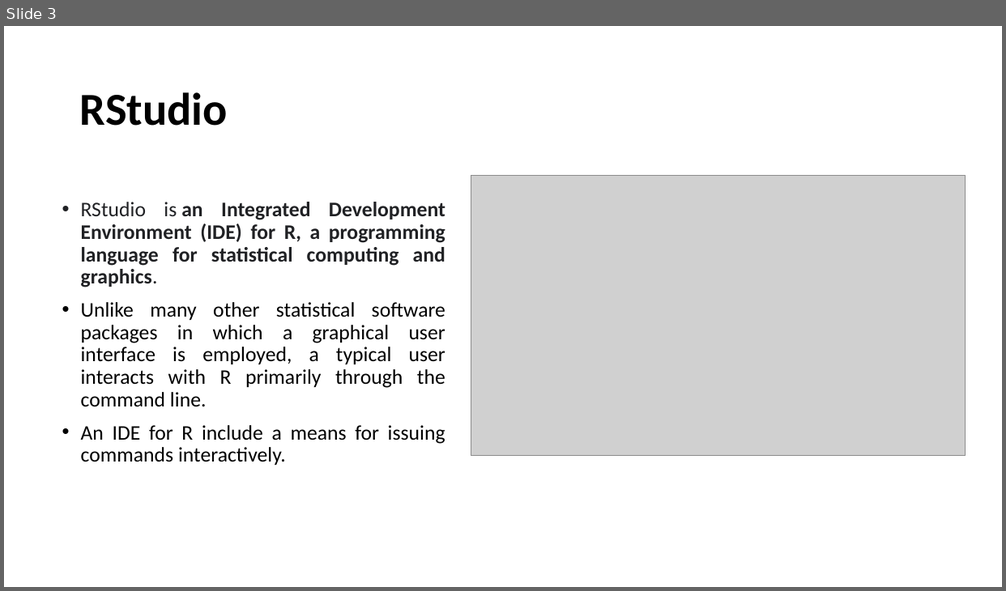
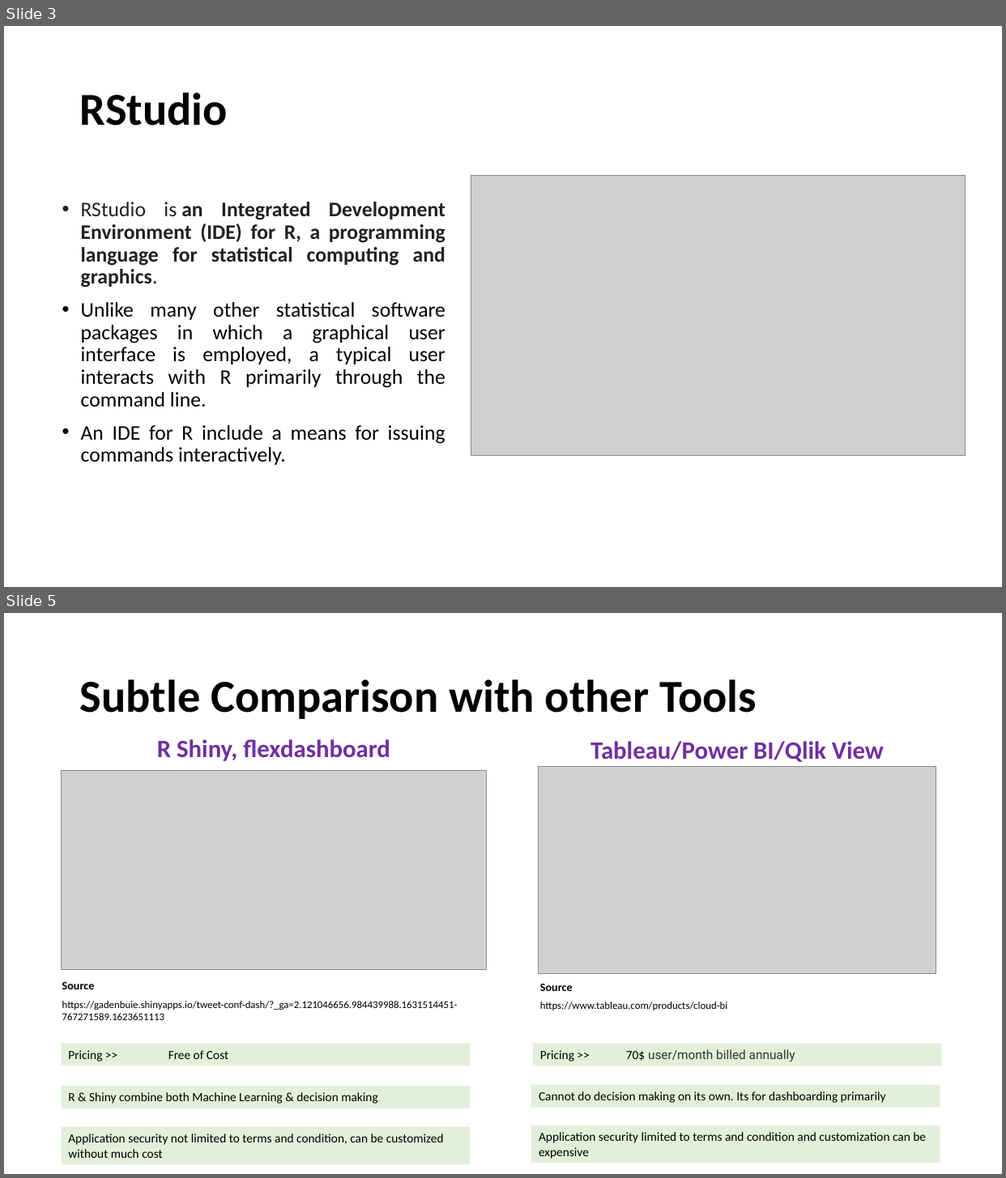
Before and after one commit to Ransinghsatyajitray/R-Programming-Training-Content, a slide deck: R PROGRAMMING SESSION 1 Briefing About R and RStudio.pptx. Shown one above the other, each under a label of ours: slide 3 before the commit, slides 3 and 5 after it; the slides between them are not shown. The pictures are 1006x591 and 1006x1178 pixels, drawn with LibreOffice and Linux fonts; fonts in the diff are those of the drawing; grey boxes stand for pictures. Boxes give left, top, right and bottom in pixels: in the first picture for what was removed or moved away, otherwise in the second. Text is boxed around its words. In the diff, an @@ line names an element or a change of style, - is before the commit and + after.

Commit message:
Subtle comparison with other tools

```diff
--- a/R PROGRAMMING SESSION 1 Briefing About R and RStudio.pptx
+++ b/R PROGRAMMING SESSION 1 Briefing About R and RStudio.pptx
@@ slide 5 added at bbox=[4, 613, 1002, 1174], background #FFFFFF @@
@@ title added at bbox=[80, 679, 756, 719], 44 pt, text #000000, bold @@
+Subtle Comparison with other Tools
@@ text added at bbox=[157, 739, 390, 761], 24 pt, text #7030A0, bold @@
+R Shiny, flexdashboard
@@ text added at bbox=[590, 741, 884, 762], 24 pt, text #7030A0, bold @@
+Tableau/Power BI/Qlik View
@@ picture added at bbox=[61, 771, 486, 970] @@
@@ picture added at bbox=[539, 766, 937, 974] @@
@@ text added at bbox=[540, 983, 573, 991], 11 pt, text #000000, bold @@
+Source
@@ text added at bbox=[540, 1002, 727, 1011], 10 pt, text #000000 @@
+https://www.tableau.com/products/cloud-bi
@@ rectangle added at bbox=[533, 1043, 941, 1066], fill #E2F0D9, 12 pt, text #333333 @@
+Pricing >> 70$ user/month billed annually
@@ group added at bbox=[61, 982, 470, 1109]: 2 texts, 2 rectangles @@
+https://gadenbuie.shinyapps.io/tweet-conf-dash/?_ga=2.121046656.984439988.1631514451-767271589.1623651113
+Source
+Pricing >> Free of Cost
+R & Shiny combine both Machine Learning & decision making
@@ rectangle added at bbox=[532, 1085, 940, 1108], fill #E2F0D9, 12 pt, text #000000 @@
+Cannot do decision making on its own. Its for dashboarding primarily
@@ rectangle added at bbox=[61, 1127, 470, 1165], fill #E2F0D9, 12 pt, text #000000 @@
+Application security not limited to terms and condition, can be customized without much cost
@@ rectangle added at bbox=[532, 1126, 940, 1163], fill #E2F0D9, 12 pt, text #000000 @@
+Application security limited to terms and condition and customization can be expensive
```
Also in this commit, not shown: 1 slide changed, 2 other slides added.
